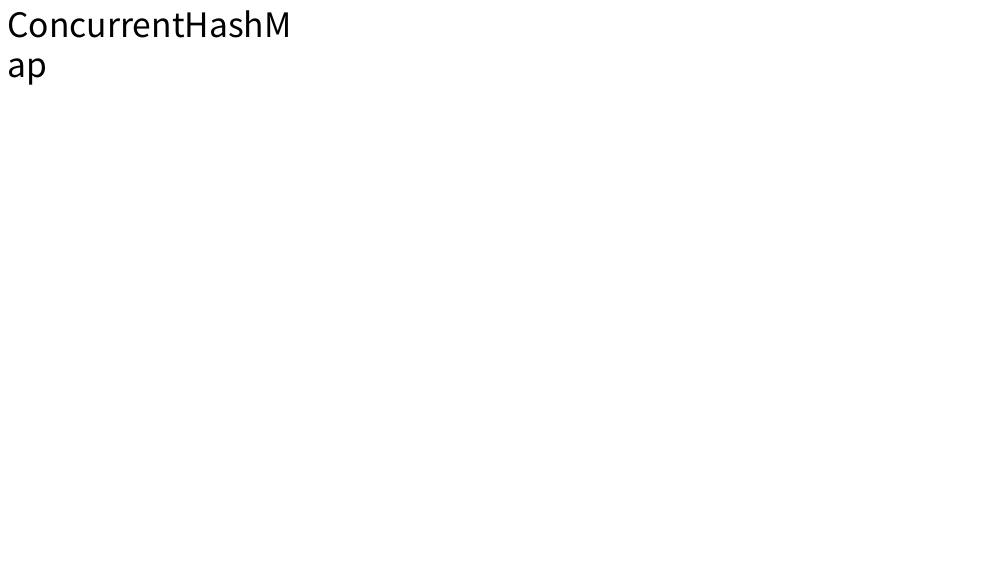
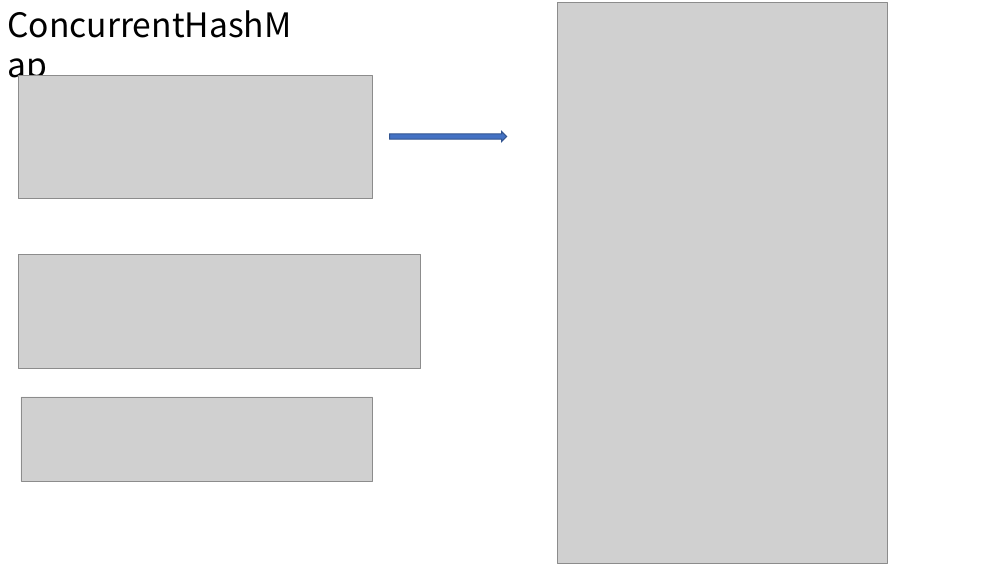
Before and after one commit to wscncxy/saiDOC, a slide deck: slide 26 of 常用集合源码分析.pptx. Drawn at 1008x567 pixels with LibreOffice and Linux fonts; fonts in the diff are those of the drawing; grey boxes stand for pictures; background and template pictures are left out. Boxes give left, top, right and bottom in pixels: in the first picture for what was removed or moved away, otherwise in the second. Text is boxed around its words. In the diff, an @@ line names an element or a change of style, - is before the commit and + after.

```diff
--- a/常用集合源码分析.pptx
+++ b/常用集合源码分析.pptx
@@ picture added at bbox=[557, 3, 888, 564] @@
@@ picture added at bbox=[18, 76, 373, 199] @@
@@ right arrow added at bbox=[389, 132, 507, 142], fill #4472C4, outline #325491 1 pt @@
@@ picture added at bbox=[18, 255, 421, 369] @@
@@ picture added at bbox=[21, 397, 373, 481] @@
```
Also in this commit, not shown: 3 other slides changed, 3 slides added, 1 other file.
